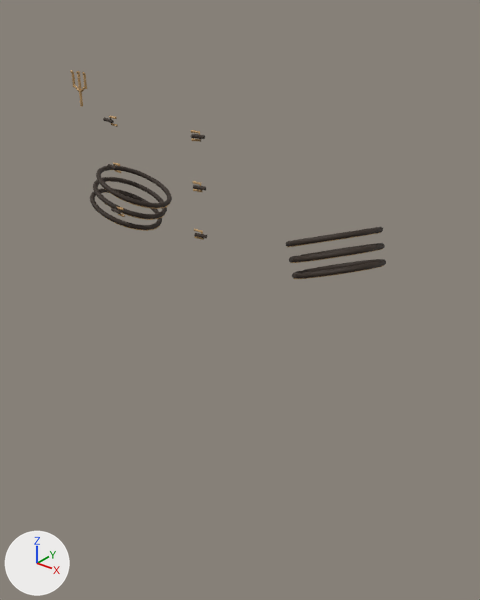
The OBJ model ArtSource/Heroes/ConceptModels/Nerok-new-parts.obj, before and after one commit.
One viewpoint serves both versions: a 50 mm lens placed at (0.938, -1.115, 1.623), pointed at (0.033, 0.017, 0.921). Lighting does not change. The marker at lower left points along +X, +Y and +Z. The older version comes first. Where no turn or scale is listed for an object, it has been applied to the vertices.

Names of what the first picture shows: 'Nerok-new-parts'.
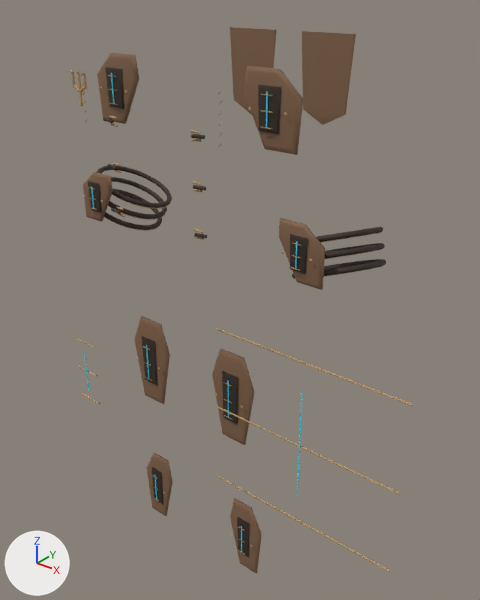
The change, as a list of edits to the scene's bpy script:
```text
Add mat_nerok_surface_2:
    mat_nerok_surface_2 = principled_material('Nerok_surface_2')
    mat_nerok_surface_2.base_color = (0.22, 0.12, 0.065)  # brown #816148
    mat_nerok_surface_2.roughness = 0.7
Add mat_nerok_surface_3:
    mat_nerok_surface_3 = principled_material('Nerok_surface_3')
    mat_nerok_surface_3.base_color = (0.04, 0.78, 1.0)  # cyan #38e5ff
    mat_nerok_surface_3.roughness = 0.7
Change me_nerok_new_parts:
    used by ob_nerok_new_parts; location = (0.0, 0.0, 0.0)
    remove me_nerok_new_parts.from_pydata(...)  # 3568 vertices, 6876 faces; spans x -0.405..0.405, y -0.231..0.095, z 1.045..1.455
    add me_nerok_new_parts.from_pydata(...)  # 5160 vertices, 9676 faces; spans x -0.445..0.576, y -0.231..0.255, z 0.228..1.513
    me_nerok_new_parts part 1: a new loose piece, a 6-sided cylinder along z spanning x -0.208..-0.205, y -0.1238..-0.1212, z 1.3752..1.4396, in mat_nerok_surface_3 (cyan #38e5ff)
    me_nerok_new_parts part 2: a new loose piece, a 6-sided cylinder along z spanning x 0.205..0.208, y -0.1238..-0.1212, z 1.3752..1.4396, in mat_nerok_surface_3 (cyan #38e5ff)
    me_nerok_new_parts part 3: 802 vertices added at x -0.445..0.576, y -0.222..-0.104, z 0.228..1.477
    me_nerok_new_parts part 4: 240 vertices added at x -0.173..0.173, y 0.235..0.255, z 1.313..1.513
    other edits to the shape of me_nerok_new_parts do not show in these pictures
    add me_nerok_new_parts.materials.append(mat_nerok_surface_2)  # brown #816148
    add me_nerok_new_parts.materials.append(mat_nerok_surface_3)  # cyan #38e5ff
```

Location of each change, [x1, y1, x2, y2] in pixels of the pictures (480 x 600 px):
'Nerok-new-parts', reshaped (8% wider, 160% taller): before [70, 70, 386, 279]; after [70, 27, 412, 573]
part 1 of me_nerok_new_parts, added: after [111, 73, 115, 104]
part 2 of me_nerok_new_parts, added: after [266, 91, 268, 128]
part 3 of me_nerok_new_parts, added: after [75, 53, 412, 573]
part 4 of me_nerok_new_parts, added: after [230, 27, 356, 125]
